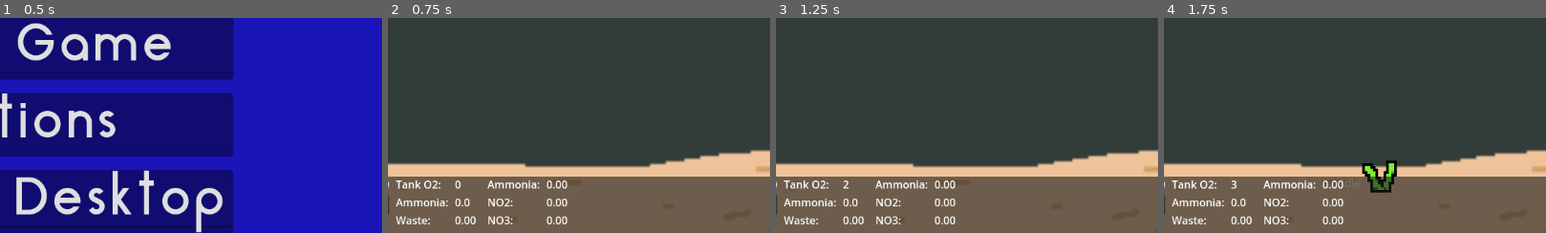
Above: before the commit, frames 1-4 (left to right).
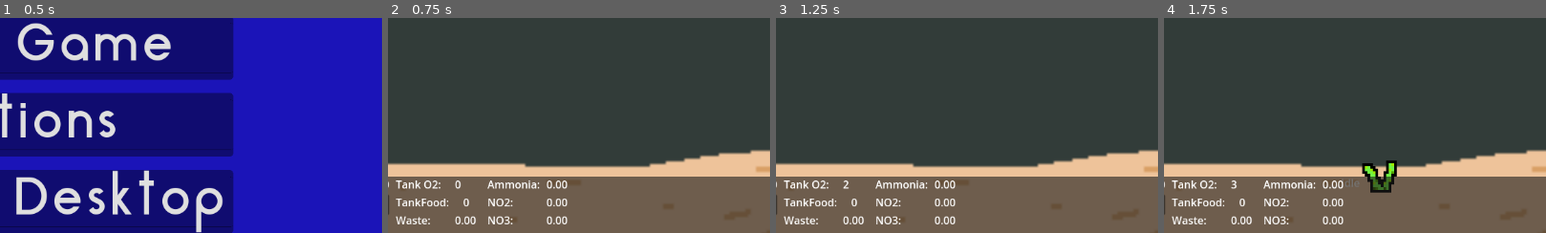
Above: after the commit, the same moments.

Repository: neilmillard/Fish-tank-sim
Game: Godot game, scene res://Scenes/main.tscn
Two runs of this game, one before a commit and one after it. Both use one fixed random seed, a clock stepped at 60 frames per second and the inputs below.
Inputs:
- Up to frame 1 (0.5 s): no input
- Up to frame 2 (0.75 s): click "New Game" at 0.5 s
- Up to frame 3 (1.25 s): no input
- Up to frame 4 (1.75 s): click "GreenPlant" at 1.25 s
The pictures show only the part of the screen within x 48-98%, y 50-100%; the shares and areas given below are measured in that part.

Frame 1 is identical in both runs. In frame 2, 0.4% of the frame differs, in the area x 2-22%, y 84-88%; in frame 3, 0.4%; in frame 4, 0.4%.

Commit message:
Add foodInTank to UI

Diff:
--- a/Scenes/InterfaceManager.gd
+++ b/Scenes/InterfaceManager.gd
@@ -66,6 +66,7 @@
 	# Tank Chemistry
 	$Panel/HCont/TankStatsContainer/TankO2Label/TankO2Value.text = str(floor(GameManager.currentTankData.get("availableO2")))
 	$Panel/HCont/TankStatsContainer/WasteLabel/WasteValue.text = "%4.2f" % GameManager.currentTankData.get("currentWaste")
+	$Panel/HCont/TankStatsContainer/FoodQuantLabel/FoodQuantValue.text = "%4.0f" % GameManager.currentFoodInTank()
 	$Panel/HCont/TankStatsContainer2/NH3Label/NH3Value.text = "%4.2f" % GameManager.currentTankData.get("currentNH3")
 	$Panel/HCont/TankStatsContainer2/NO2Label/NO2Value.text = "%4.2f" % GameManager.currentTankData.get("currentNO2")
 	$Panel/HCont/TankStatsContainer2/NO3Label/NO3Value.text = "%4.2f" % GameManager.currentTankData.get("currentNO3")
--- a/Scenes/game/game_world.tscn
+++ b/Scenes/game/game_world.tscn
@@ -255,12 +255,12 @@
 offset_bottom = 26.0
 text = "100"
 
-[node name="BactLabel" type="Label" parent="CanvasLayer/InterfaceManager/Panel/HCont/TankStatsContainer"]
-layout_mode = 2
-size_flags_horizontal = 0
-text = "Ammonia:"
-
-[node name="BactValue" type="Label" parent="CanvasLayer/InterfaceManager/Panel/HCont/TankStatsContainer/BactLabel"]
+[node name="FoodQuantLabel" type="Label" parent="CanvasLayer/InterfaceManager/Panel/HCont/TankStatsContainer"]
+layout_mode = 2
+size_flags_horizontal = 0
+text = "TankFood:"
+
+[node name="FoodQuantValue" type="Label" parent="CanvasLayer/InterfaceManager/Panel/HCont/TankStatsContainer/FoodQuantLabel"]
 layout_mode = 2
 offset_left = 89.0
 offset_right = 189.0
--- a/Scripts/GameManager.gd
+++ b/Scripts/GameManager.gd
@@ -117,17 +117,17 @@
 func get_tank_temp() -> float:
 	return currentTankData.currentTemp
 
-func new_fish_resource(type: String = "OrangeFish"):
+func new_fish_resource(type: String = "OrangeFish") -> Fish:
 	var myFishRes = Fish.new(type, true, 95.0, 0.5)
 	currentTankData.add_fish(myFishRes)
 	return myFishRes
 
-func new_food_resource():
+func new_food_resource() -> Food:
 	var myFoodRes = Food.new()
 	currentTankData.add_food(myFoodRes)
 	return myFoodRes
 
-func new_filter_resource(type: String):
+func new_filter_resource(type: String) -> Filter:
 	var myFilterRes = Filter.new(type)
 	currentTankData.add_filter(myFilterRes)
 	return myFilterRes
@@ -135,10 +135,15 @@
 func remove_food_resource(myFood: Food) -> void:
 	currentTankData.remove_food(myFood)
 
+func currentFoodInTank() -> float:
+	var quant: float = 0.0
+	return len(currentTankData.food)
+
+
 func remove_fish_resource(myFish: Fish) -> void:
 	currentTankData.remove_fish(myFish)
 
-func new_plant_resource(type: String = "GreenPlant"):
+func new_plant_resource(type: String = "GreenPlant") -> Plant:
 	var myPlantRes = Plant.new(type)
 	currentTankData.add_plant(myPlantRes)
 	return myPlantRes
